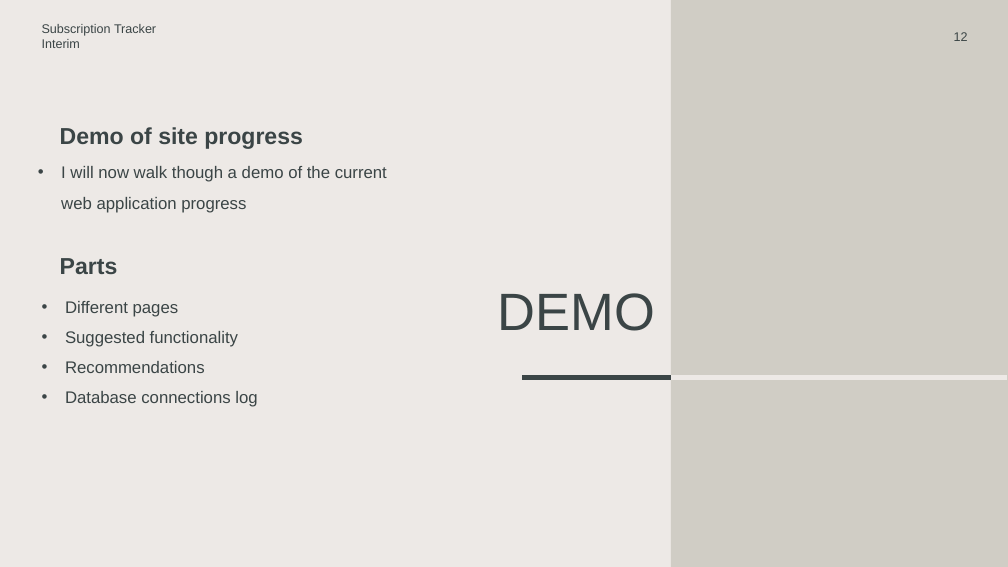
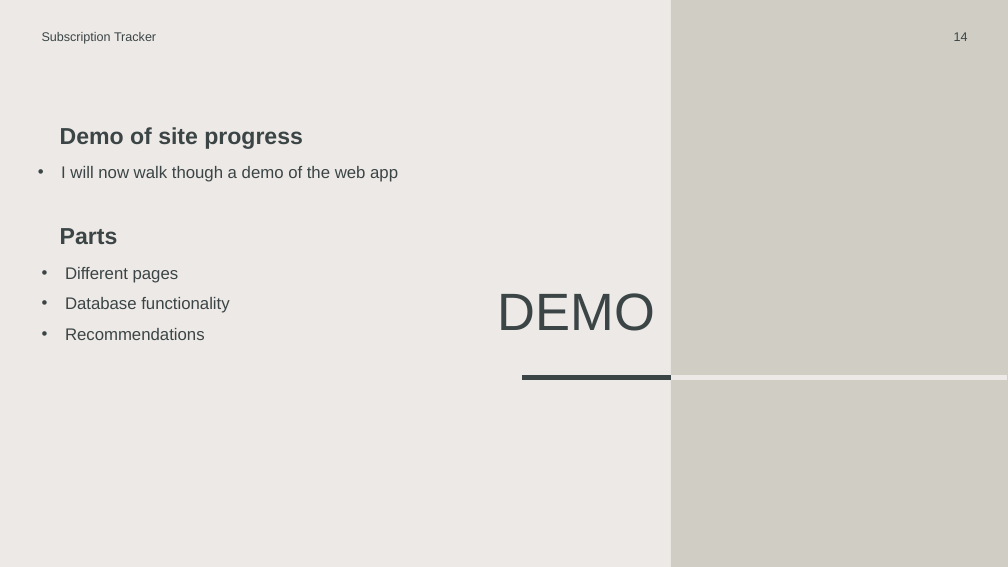
Before and after one commit to DorkSoul/4th-Year, a slide deck: slide 14 of Final-Year-Project/Subscription Tracker.pptx (slide 12 before the commit). Drawn at 1008x567 pixels with LibreOffice and Linux fonts; fonts in the diff are those of the drawing. Boxes give left, top, right and bottom in pixels: in the first picture for what was removed or moved away, otherwise in the second. Text is boxed around its words. In the diff, an @@ line names an element or a change of style, - is before the commit and + after.

```diff
--- a/Final-Year-Project/Subscription Tracker.pptx
+++ b/Final-Year-Project/Subscription Tracker.pptx
@@ text at <box>42,32,156,44</box>: text changed @@
-Subscription Tracker
-Interim
+Subscription Tracker
@@ page number at <box>954,32,968,41</box>: text changed @@
-12
+14
@@ text at <box>61,166,398,182</box>: text changed @@
-• I will now walk though a demo of the current web application progress
+• I will now walk though a demo of the web app
@@ text "Parts": place and size @@
-text "Parts" at <box>60,258,118,274</box>
+text "Parts" at <box>60,228,118,244</box>
@@ text "Different pages": place and size @@
-text "Different pages" at <box>65,301,257,407</box>
+text "Different pages" at <box>65,267,229,340</box>
@@ text at <box>65,297,229,313</box>: text changed @@
-• Suggested functionality
+• Database functionality
@@ text at <box>65,391,257,407</box>: paragraph removed @@
-• Database connections log
```
Also in this commit, not shown: 9 other slides changed, 4 slides added, 2 slides removed, 26 other files.
